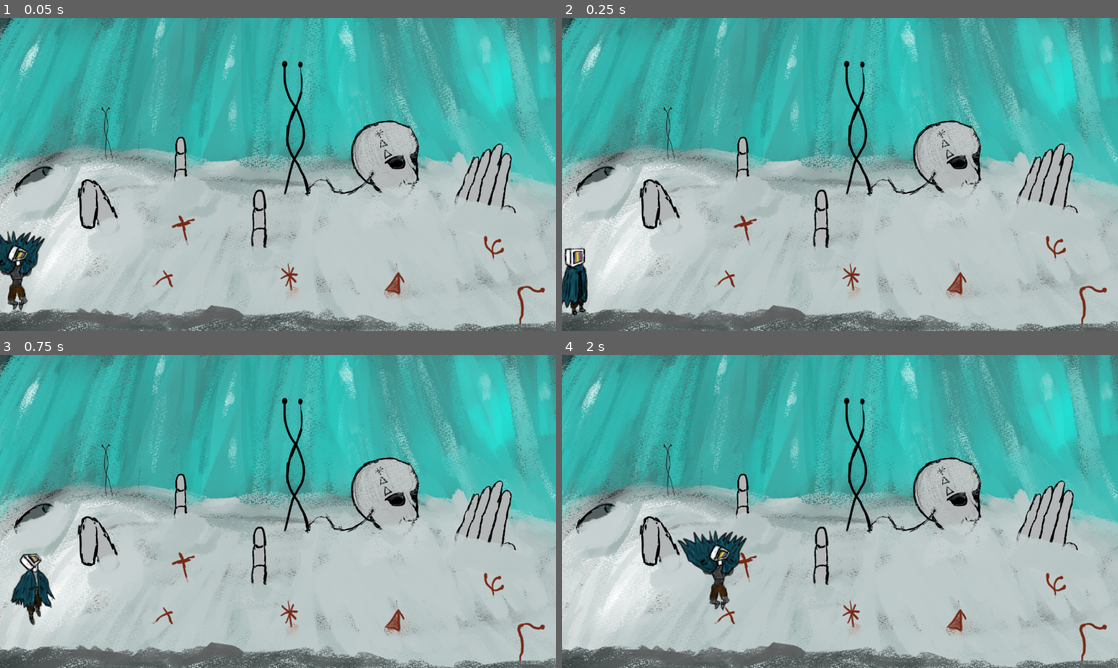
Above: before the commit, frames 1-4 (two rows, left to right).
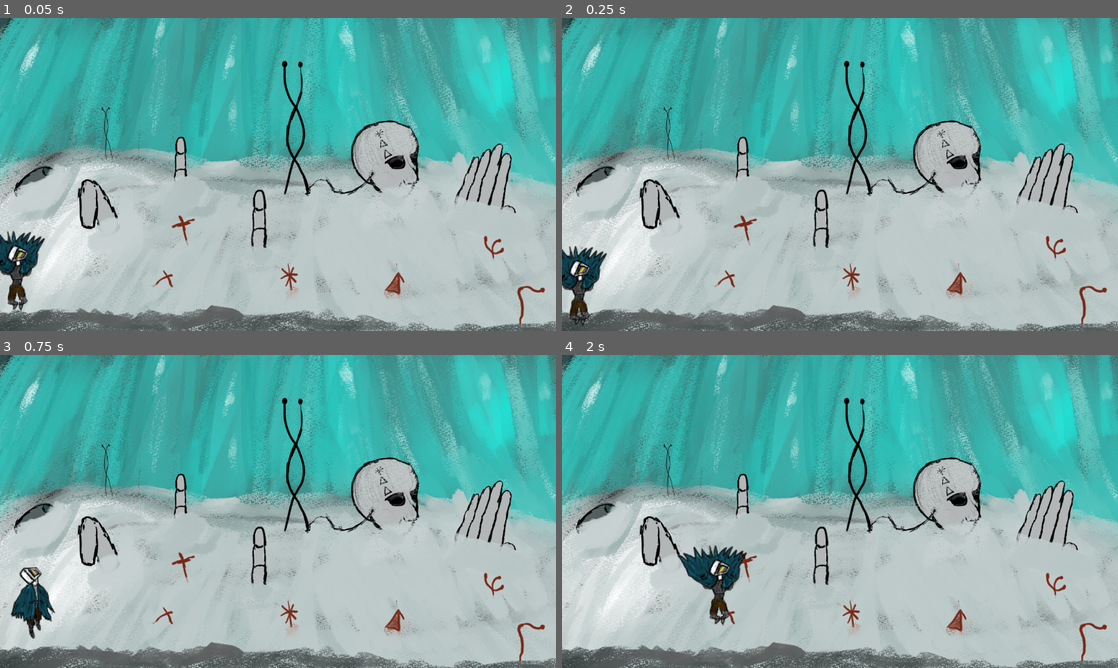
Above: after the commit, the same moments.

Repository: rainy-day-game/Project-Freeze
Game: Godot game, scene res://room_1.tscn
The game is run twice, just before and just after one commit, with the same random seed, the same clock (stepped at 60 frames per second) and the same inputs. This scene is started directly instead of the project's main scene.
Inputs:
- Up to frame 1 (0.05 s): no input
- Up to frame 2 (0.25 s): no input
- Up to frame 3 (0.75 s): tap Enter (ui_accept) at 0.5 s; hold Right (ui_right) from 0.53 s (still down)
- Up to frame 4 (2 s): keep holding Right (ui_right); tap Enter (ui_accept) at 0.77, 1.52 s

Frame 1 is identical in both runs. In frame 2, 1.2% of the frame differs, in the area x 0-9%, y 72-99%; in frame 3, 1.1%; in frame 4, 1.8%, in the area x 20-34%, y 56-87%.

Commit message:
transition testing

Diff:
--- a/Player.gd
+++ b/Player.gd
@@ -24,7 +24,7 @@
 
 	var direction = Input.get_axis("ui_left", "ui_right")
 	apply_movement_anim(direction)
-	apply_jump_anim(velocity)
+	apply_jump_anim(velocity) # Jump will override movement
 	move_and_slide()
 
 func apply_movement_anim(direction):
@@ -46,24 +46,25 @@
 			animated_sprite.play("idle left")
 
 func apply_jump_anim(velocity):
+	'''Takes velocity, and determines whether to play squat, jump up, or fall down'''
 	if (velocity.y < 0): # Moving up
 		if (!started_jumping):
-			squat_timer.start(0.1)
+			squat_timer.start(0.1) # Start the squat timer
 			started_jumping = true
-		if (squat_timer.is_stopped()):
+		if (squat_timer.is_stopped()): # If squat timer has expired, play regular jump anim
 			if (last_direction == 1):
 				animated_sprite.play("jump right up")
 			else:
 				animated_sprite.play("jump left up")
-		else:
+		else: # Squat timer still going on, play the squatting animation
 			if (last_direction == 1):
 				animated_sprite.play("startup right")
 			else:
 				animated_sprite.play("startup left")
-	elif (velocity.y > 0):
+	elif (velocity.y > 0): # Falling down
 		if (last_direction == 1):
 			animated_sprite.play("fall right down")
 		else:
 			animated_sprite.play("fall left down")
 	else:
-		started_jumping = false
+		started_jumping = false # Jump has completed
--- a/room_1.tscn
+++ b/room_1.tscn
@@ -9,6 +9,7 @@
 [ext_resource type="Texture2D" uid="uid://jd0jpv2ectdf" path="res://art assets/Command prompt images/blackscreen_0004.png" id="7_vxwsg"]
 [ext_resource type="Texture2D" uid="uid://bnye43k8hu8yn" path="res://art assets/Command prompt images/blackscreen_0005.png" id="8_wio51"]
 [ext_resource type="Texture2D" uid="uid://chwvufkfjqqyu" path="res://art assets/Command prompt images/blackscreen_0006.png" id="9_f54i2"]
+[ext_resource type="Script" path="res://transition.gd" id="10_gch5w"]
 
 [sub_resource type="SpriteFrames" id="SpriteFrames_bvp71"]
 animations = [{
@@ -39,6 +40,9 @@
 "speed": 5.0
 }]
 
+[sub_resource type="RectangleShape2D" id="RectangleShape2D_bye51"]
+size = Vector2(31, 112)
+
 [node name="Room1" type="Node2D"]
 
 [node name="Camera2D" type="Camera2D" parent="."]
@@ -56,11 +60,18 @@
 [node name="StaticBody2D" type="StaticBody2D" parent="."]
 
 [node name="CollisionPolygon2D" type="CollisionPolygon2D" parent="StaticBody2D"]
-position = Vector2(389, 605)
-scale = Vector2(1, 1.10662)
-polygon = PackedVector2Array(-384, 11.106, -328, 5.68408, -262, 5.68408, 30.0865, 1.94385, 61, -10, 92, -4.2561, 115, 4.7804, 177, 6.58771, 237, 0.262146, 257, 7.49139, 271, 5.68408, 324, 6.58771, 354, 11.106, 389, 20.1425, 438, 17.4316, 475, 30.9864, 532, 13.817, 565, 39.1193, 681.814, 19.6649, 736, 13.817, 753, 19.2389, 768, 32.7937, 683, 23.7571, 656, 21.9498, 566, 38.2156, 486, 33.6974, 469, 43.6376, 391, 30.9864, 257, 9.29871, 165, 10.2023, 66, 7, -282, 6.58771, -328, 6.58771)
+polygon = PackedVector2Array(-58, 644, 343, 639, 400, 626, 444, 624, 527, 629, 865, 647, 985, 663, 1111, 662, 1217, 659, 1221, 661, 1, 720)
 
 [node name="BackGround0000" type="Sprite2D" parent="."]
 z_index = -2
 position = Vector2(583, 307)
 texture = ExtResource("1_h8efg")
+
+[node name="Area2D" type="Area2D" parent="."]
+script = ExtResource("10_gch5w")
+
+[node name="CollisionShape2D" type="CollisionShape2D" parent="Area2D"]
+position = Vector2(1138, 603)
+shape = SubResource("RectangleShape2D_bye51")
+
+[connection signal="body_entered" from="Area2D" to="Area2D" method="_on_body_entered"]
--- /dev/null
+++ b/transition.gd
@@ -0,0 +1,15 @@
+extends Area2D
+
+
+# Called when the node enters the scene tree for the first time.
+func _ready():
+	pass # Replace with function body.
+
+
+# Called every frame. 'delta' is the elapsed time since the previous frame.
+func _process(delta):
+	pass
+
+
+func _on_body_entered(body):
+	get_tree().change_scene_to_file("res://game.tscn")
Not shown: 1 places in room_1.tscn that only renumber resources
